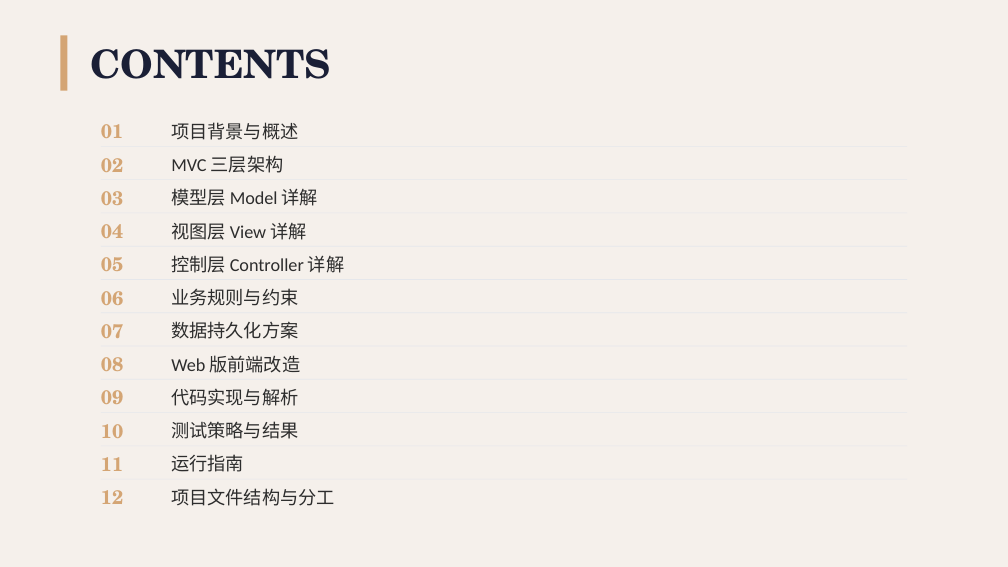
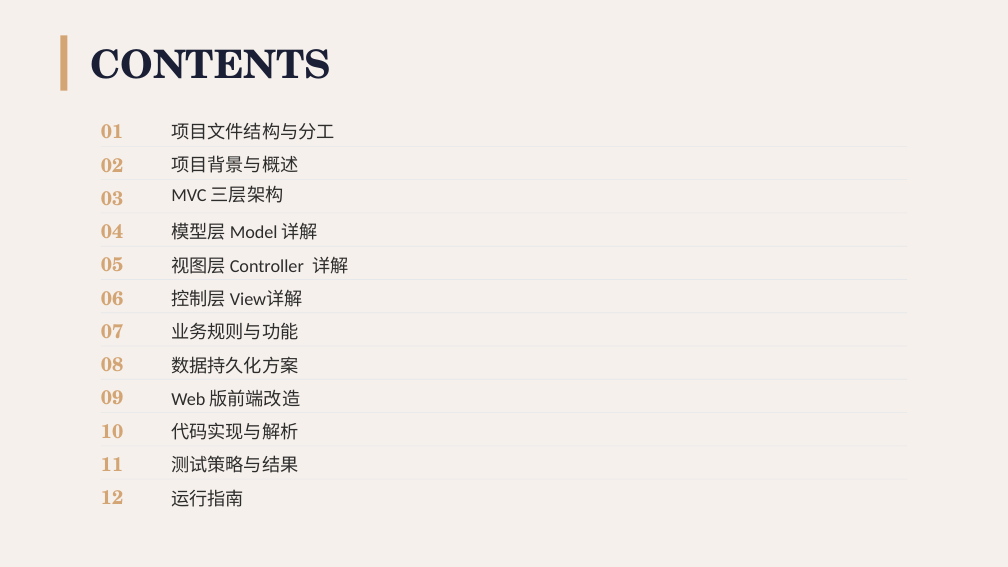
Before and after one commit to Unconnectable/atm, a slide deck: slide 2 of ATM项目演示.pptx. Drawn at 1008x567 pixels with LibreOffice and Linux fonts; fonts in the diff are those of the drawing. Boxes give left, top, right and bottom in pixels: in the first picture for what was removed or moved away, otherwise in the second. Text is boxed around its words. In the diff, an @@ line names an element or a change of style, - is before the commit and + after.

```diff
--- a/ATM项目演示.pptx
+++ b/ATM项目演示.pptx
@@ text "项目文件结构与分工" moved from (x1=171, y1=488, x2=334, y2=506) to (x1=171, y1=122, x2=334, y2=140) @@
@@ 7 texts moved together from (x1=171, y1=122, x2=318, y2=472) to (x1=171, y1=155, x2=318, y2=507) @@
@@ text "MVC 三层架构" moved from (x1=171, y1=155, x2=284, y2=173) to (x1=171, y1=185, x2=284, y2=203) @@
@@ text at (x1=171, y1=257, x2=348, y2=274): text changed @@
-视图层 View 详解
+视图层 Controller 详解
@@ text at (x1=171, y1=289, x2=303, y2=307): text changed @@
-控制层 Controller 详解
+控制层 View详解
@@ text at (x1=171, y1=322, x2=298, y2=340): text changed @@
-业务规则与约束
+业务规则与功能
```
Also in this commit, not shown: 10 other slides changed, 4 slides added.
